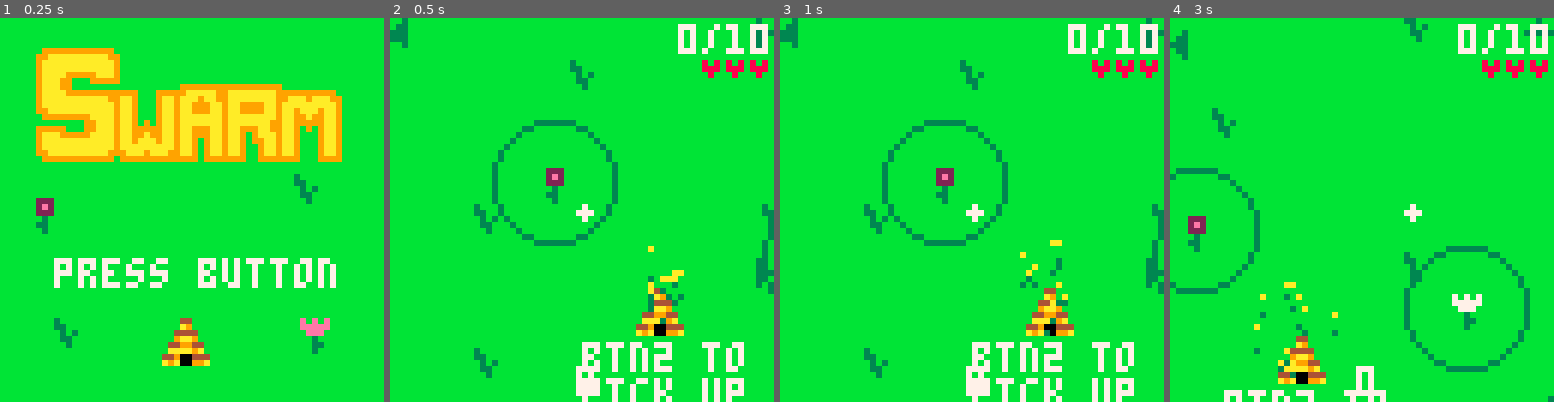
Above: before the commit, frames 1-4 (left to right).
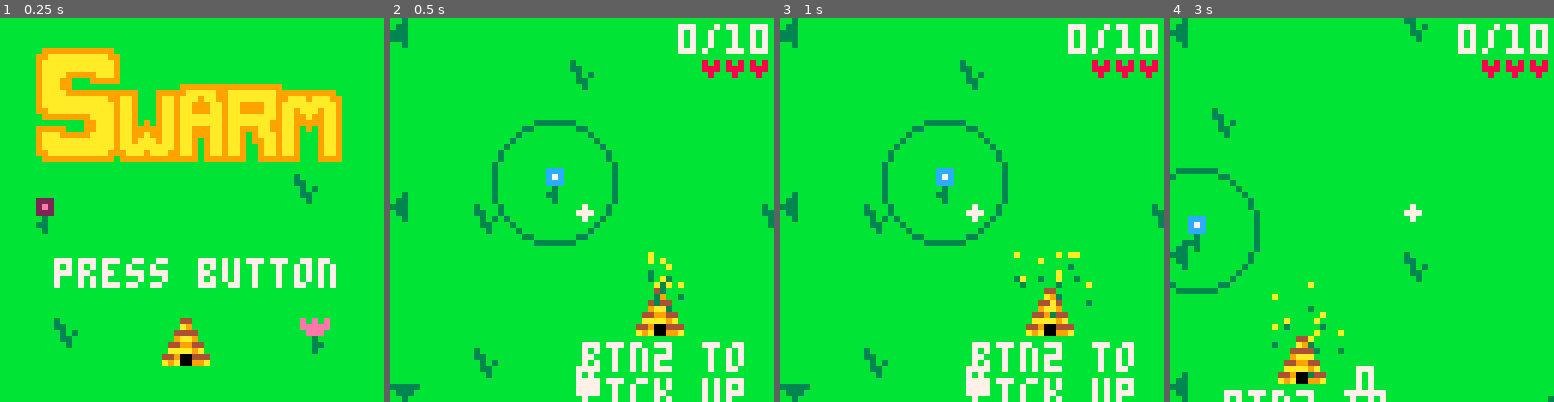
Above: after the commit, the same moments.

Repository: greysonp/swarm
Game: PICO-8 cartridge bees.p8
Same seed, same stepped clock (60 frames per second), same inputs: the game is played once before the commit and once after it.
Inputs:
- Up to frame 1 (0.25 s): no input
- Up to frame 2 (0.5 s): tap X (X key) at 0.33 s
- Up to frame 3 (1 s): tap O (Z key) at 0.7 s
- Up to frame 4 (3 s): tap X (X key) at 1.07, 1.85, 2.97 s; hold Right 1.6-2.1 s; tap O (Z key) every 0.4 s from 1.7 to 2.9 s; hold Up 2.15-2.42 s; hold Right from 2.47 s (still down)

Frame 1 is identical in both runs. In frame 2, 1.8% of the frame differs, in the area x 0-100%, y 0-100%; in frame 3, 2.0%; in frame 4, 3.6%.

Commit message:
Made harder if you have lots of bees, disallowed flowers near hive.

Diff:
--- a/bees.p8
+++ b/bees.p8
@@ -108,7 +108,7 @@
   add(stage, newscore())
 
   -- add flowers to the stage
-  addflower(newflower(110, 110, 32))
+  addflower(newflower(110, 110, flr(random(32, 36))))
 
   -- add bees to the stage
   for i = 1, startbees do
@@ -153,7 +153,7 @@
 
   -- spawn enemies
   if not beehive.isfirst then
-    spawntimermax = max(spawntimermaxorig - score, spawntimermin)
+    spawntimermax = max(spawntimermaxorig - score - count(bees), spawntimermin)
     spawntimer += 1
     if spawntimer > spawntimermax then
       spawnenemy()
@@ -257,14 +257,17 @@
   local flower = newflower(0, 0, flr(random(32, 36)))
   flower.pos.x = random(padding, stagewidth - padding)
   flower.pos.y = random(padding, stagewidth - padding)
+  local disttohive = vsub(flower.pos, beehive.pos):mag()
 
   -- ensure the flower is not placed too closely to any other flower
   local trycount = 0
-  while trycount < 5 and findclosest(flowers, flower.pos.x, flower.pos.y, function(obj, dist)
+  while trycount < 10 and (disttohive < 50 or findclosest(flowers, flower.pos.x, flower.pos.y, function(obj, dist)
     return dist < flower.radius * 3
-  end) != nil do
+  end) != nil) do
     flower.pos.x = random(padding, stagewidth - padding)
     flower.pos.y = random(padding, stagewidth - padding)
+
+    disttohive = vsub(flower.pos, beehive.pos):mag()
     trycount += 1
   end
 
Not shown, changed: html/bees.js
